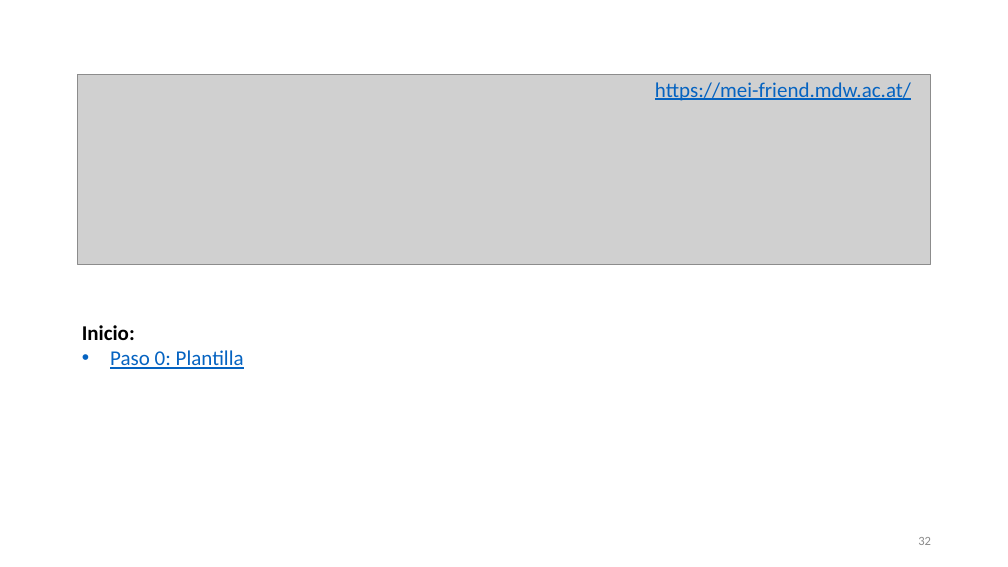
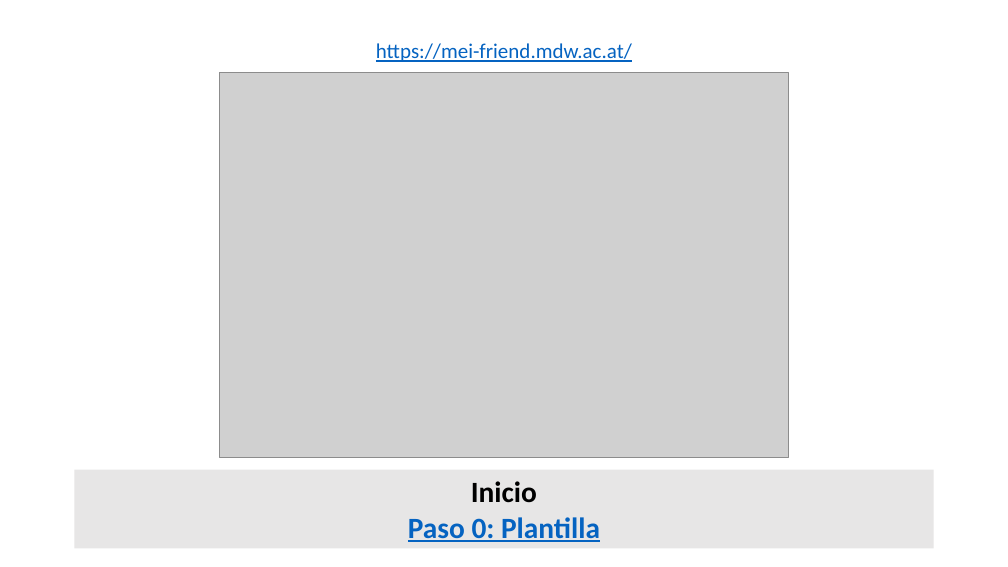
Before and after one commit to martha-thomae/Taller_de_codificacion_en_MEI, a slide deck: slide 33 of Taller_TEI2024_MThomae.pptx (slide 32 before the commit). Drawn at 1008x567 pixels with LibreOffice and Linux fonts; fonts in the diff are those of the drawing; grey boxes stand for pictures. Boxes give left, top, right and bottom in pixels: in the first picture for what was removed or moved away, otherwise in the second. Text is boxed around its words. In the diff, an @@ line names an element or a change of style, - is before the commit and + after.

```diff
--- a/Taller_TEI2024_MThomae.pptx
+++ b/Taller_TEI2024_MThomae.pptx
@@ text "https://mei-friend.mdw.ac.at/": place and size @@
-text "https://mei-friend.mdw.ac.at/" at (655,82,911,101)
+text "https://mei-friend.mdw.ac.at/" at (376,43,632,62)
@@ picture: place and size @@
-picture at (78,75,930,264)
+picture at (219,73,789,457)
@@ rectangle "Inicio Paso 0: Plantilla": place and size @@
-rectangle "Inicio Paso 0: Plantilla" at (82,325,244,369)
+rectangle "Inicio Paso 0: Plantilla" at (74,470,934,548)
@@ rectangle "Inicio Paso 0: Plantilla" at (74,470,934,548): fill none to #E7E6E6 @@
@@ text in rectangle at (408,481,600,542): text changed; size 20 to 28 pt; bold on @@
-Inicio:
-• Paso 0: Plantilla
+Inicio
+Paso 0: Plantilla
@@ page number removed at (918,537,931,545) @@
-32
```
Also in this commit, not shown: 6 other slides changed, 27 slides added, 1 slide removed.
